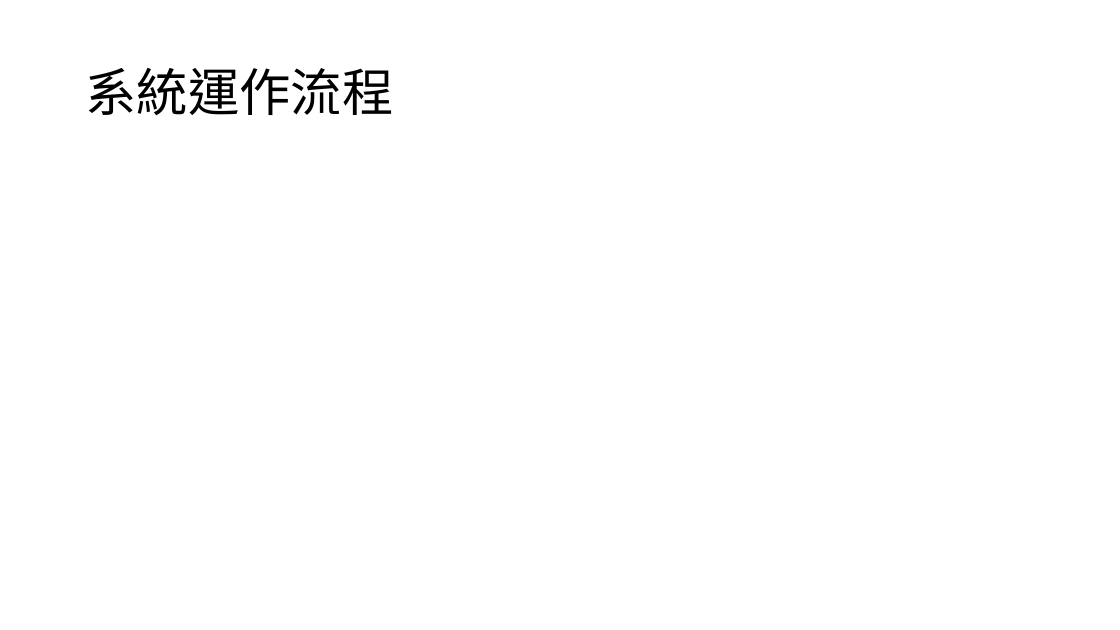
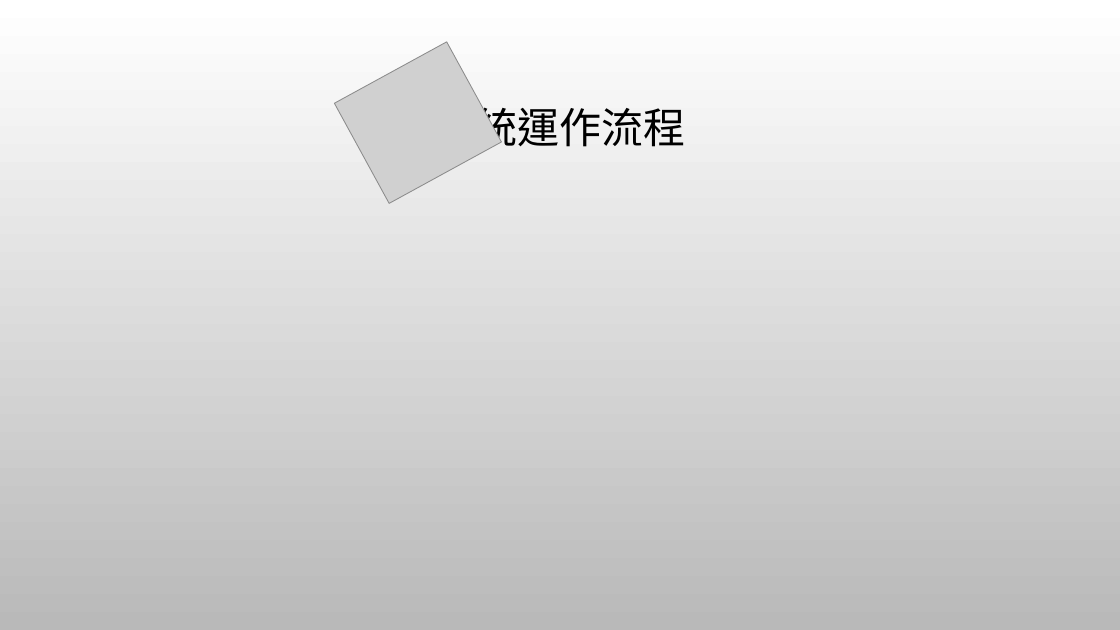
Before and after one commit to bbblu/courtesy-umbrella-docs, a slide deck: slide 6 of 初審簡報.pptx (slide 5 before the commit). Drawn at 1120x630 pixels with LibreOffice and Linux fonts; fonts in the diff are those of the drawing; grey boxes stand for pictures; background and template pictures are left out. Boxes give left, top, right and bottom in pixels: in the first picture for what was removed or moved away, otherwise in the second. Text is boxed around its words. In the diff, an @@ line names an element or a change of style, - is before the commit and + after.

```diff
--- a/初審簡報.pptx
+++ b/初審簡報.pptx
@@ background #FFFFFF to picture (left out) @@
@@ title "系統運作流程" moved from (x1=85, y1=68, x2=393, y2=115) to (x1=434, y1=101, x2=686, y2=154) @@
@@ title "系統運作流程" at (x1=434, y1=101, x2=686, y2=154): size 44 to 36 pt, font Calibri to Noto Sans CJK TC; alignment left to centre @@
@@ picture added at (x1=334, y1=42, x2=501, y2=203) @@
```
Also in this commit, not shown: 7 other slides changed, 3 slides added, 1 slide removed.
